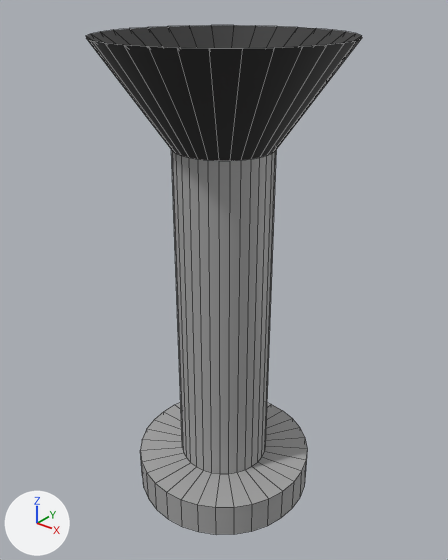
What one commit did to the Blender file modelados/gripper1x1.blend.
Rendered twice from a 50 mm camera at (0.0919, -0.1149, 0.1361) aimed at (-0.0006, 0.0007, 0.0644). Lighting does not change. The marker at lower left points along +X, +Y and +Z. Mesh edges are drawn as thin lines.
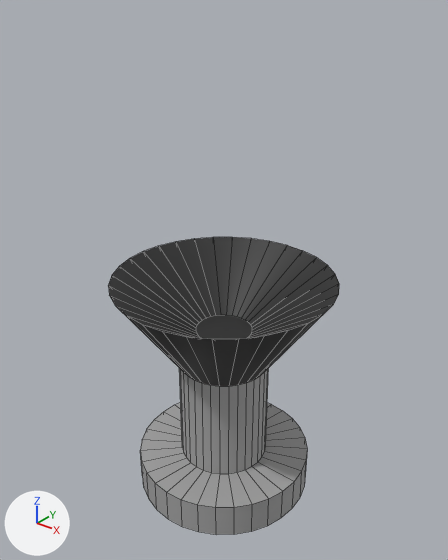
Edits to the bpy script that builds the scene:
```text
Change me_circle:
    where me_circle.from_pydata(...)  # 192 vertices, 162 faces; spans x -0.03..0.03, y -0.03..0.03, z 0.0..0.125
    used by ob_circle; location = (0.0, 0.0, 0.0)
    me_circle part 1: all 96 vertices in x -0.03..0.03, y -0.03..0.03, z 0.1..0.125 are moved by (0.0, 0.0, -0.06)
```

Boxes (x1, y1, x2, y2) around the edits, measured in the pictures (448 x 560 px; the box of a moved part takes in the faces that stretch with it):
'Circle', reshaped (16% narrower, 41% shorter)
    before: (86, 25, 362, 535)
    after: (108, 237, 339, 535)
part 1 of me_circle, moved or reshaped
    before: (86, 25, 362, 441)
    after: (108, 237, 339, 441)
